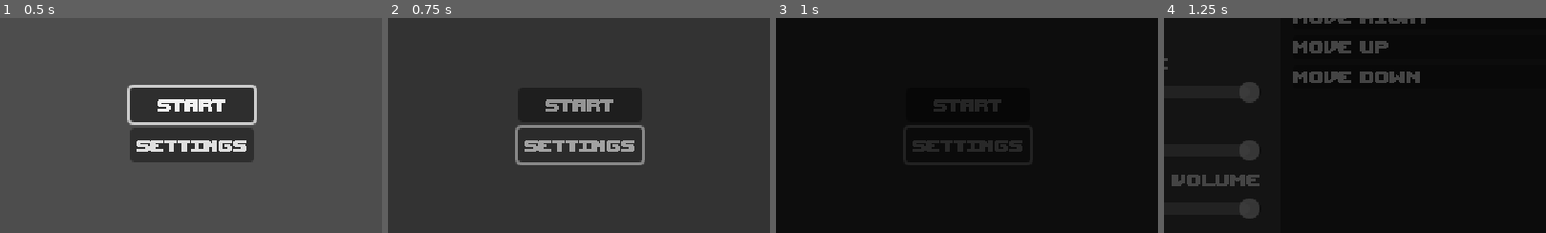
Above: before the commit, frames 1-4 (left to right).
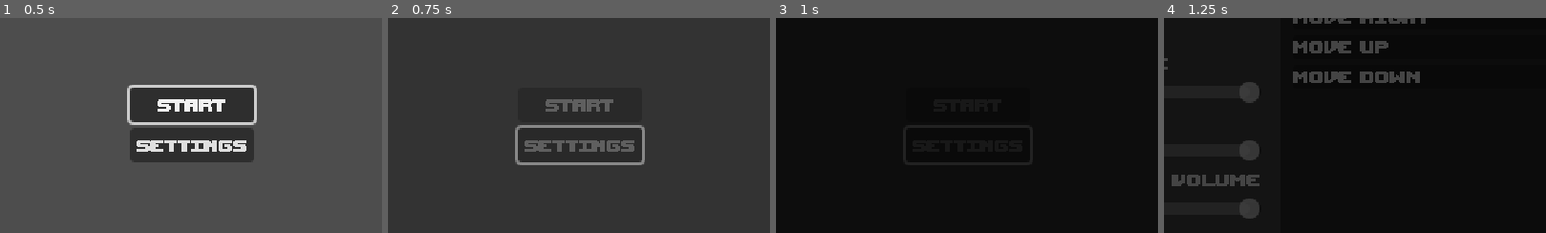
Above: after the commit, the same moments.

Repository: Amanda-Furtado/Bullet-Hell-Jam-5
Game: Godot game, scene res://Game/User Interface/StartMenu.tscn
Two runs of this game, one before a commit and one after it. Both use one fixed random seed, a clock stepped at 60 frames per second and the inputs below.
Inputs:
- Up to frame 1 (0.5 s): no input
- Up to frame 2 (0.75 s): click "SETTINGS" at 0.5 s
- Up to frame 3 (1 s): no input
- Up to frame 4 (1.25 s): no input
The pictures show only the part of the screen within x 25-75%, y 22-72%; the shares and areas given below are measured in that part.

Frame 1 is identical in both runs. In frame 2, 1.8% of the frame differs, in the area x 35-65%, y 37-63%; in frame 3, less than 0.1%; in frame 4, nothing differs.

Commit message:
checking

Diff:
--- a/Game/User Interface/Scripts/StartMenu.gd
+++ b/Game/User Interface/Scripts/StartMenu.gd
@@ -18,10 +18,14 @@
 func _on_start_button_pressed() -> void:
 	button_audio.play()
 	start_button.disabled = true
+	config_button.disabled = true
 	SceneManager.load_new_scene(first_level.resource_path)
 
 
 func _on_config_button_pressed():
+	button_audio.play()
+	start_button.disabled = true
+	config_button.disabled = true
 	SceneManager.load_new_scene(settings_scene.resource_path)
 
 
--- a/Game/Worlds/ParallaxBackground.gd
+++ /dev/null
@@ -1,9 +0,0 @@
-extends ParallaxBackground
-
-@onready var clouds = $Clouds
-@onready var stars = $Stars
-@onready var backcolor = $Backcolor
-
-#
-#func _process(delta: float) -> void:
-	#clouds.position.x += scale.x
--- a/Game/Worlds/TheMoonLevel.tscn
+++ b/Game/Worlds/TheMoonLevel.tscn
@@ -8,7 +8,7 @@
 [ext_resource type="PackedScene" uid="uid://dc1577qcp3rxm" path="res://Game/User Interface/GameOverMenu.tscn" id="5_dronw"]
 [ext_resource type="PackedScene" uid="uid://c78ehdrxbyqf0" path="res://Game/User Interface/HUD.tscn" id="5_xptiv"]
 [ext_resource type="PackedScene" uid="uid://cjmdhblarenrq" path="res://Game/User Interface/NextLevelMenu.tscn" id="6_5cx0w"]
-[ext_resource type="Script" path="res://Game/Worlds/moon_path_follow.gd" id="6_fg75b"]
+[ext_resource type="Script" path="res://Game/Worlds/Scripts/moon_path_follow.gd" id="6_fg75b"]
 [ext_resource type="AudioStream" uid="uid://wfuut013riu8" path="res://Music and Sounds/Musics/phase1.mp3" id="8_woe1d"]
 [ext_resource type="AudioStream" uid="uid://dxp32e78qpvgd" path="res://Music and Sounds/Musics/phase2.mp3" id="9_vp0mj"]
 
--- a/Game/Worlds/TheSunLevel.tscn
+++ b/Game/Worlds/TheSunLevel.tscn
@@ -7,7 +7,7 @@
 [ext_resource type="PackedScene" uid="uid://dc1577qcp3rxm" path="res://Game/User Interface/GameOverMenu.tscn" id="3_nnleh"]
 [ext_resource type="PackedScene" uid="uid://c78ehdrxbyqf0" path="res://Game/User Interface/HUD.tscn" id="4_4txsr"]
 [ext_resource type="PackedScene" uid="uid://cjmdhblarenrq" path="res://Game/User Interface/NextLevelMenu.tscn" id="4_77ci1"]
-[ext_resource type="Script" path="res://Game/Worlds/sun_path_follow.gd" id="5_swusq"]
+[ext_resource type="Script" path="res://Game/Worlds/Scripts/sun_path_follow.gd" id="5_swusq"]
 [ext_resource type="AudioStream" uid="uid://201rxnbqqhux" path="res://Music and Sounds/Musics/another_phase1.mp3" id="8_v3cj6"]
 [ext_resource type="AudioStream" uid="uid://d0an7eluobvxf" path="res://Music and Sounds/Musics/another_phase2.mp3" id="9_xbmg4"]
 
Renamed: Game/Worlds/moon_path_follow.gd -> Game/Worlds/Scripts/moon_path_follow.gd
Renamed: Game/Worlds/sun_path_follow.gd -> Game/Worlds/Scripts/sun_path_follow.gd
